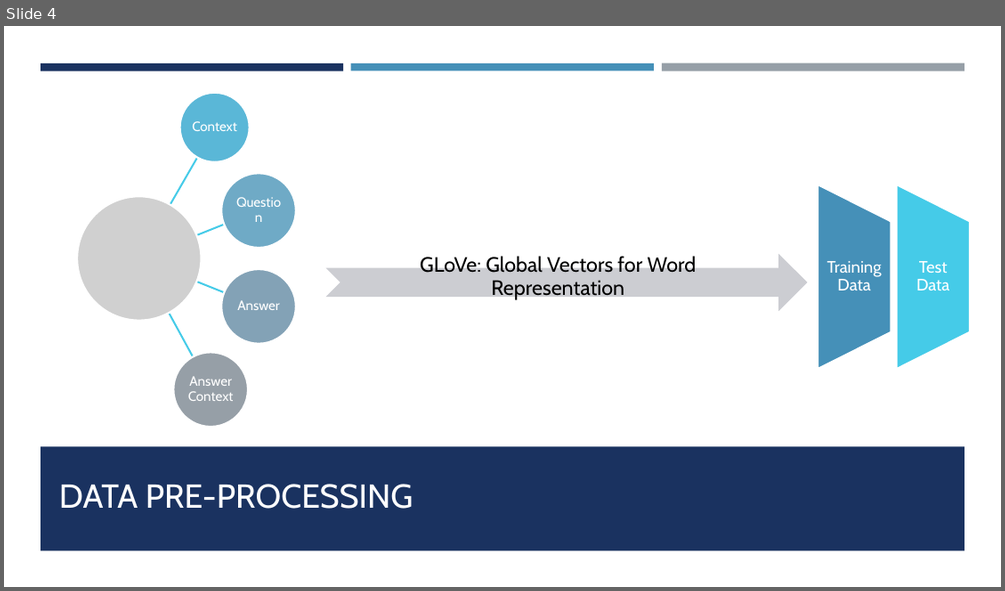
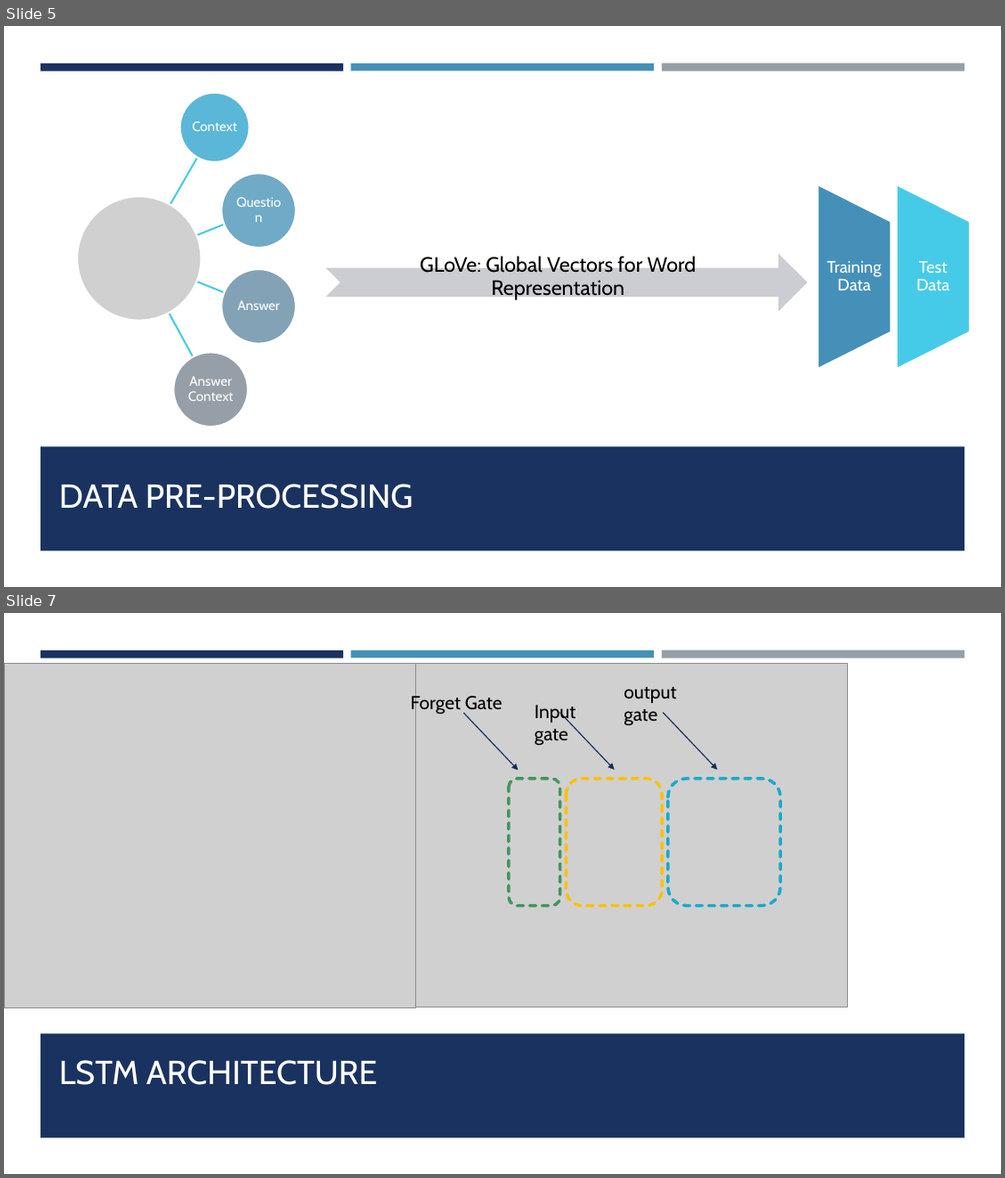
Before and after one commit to nameinmaking/Archie-A-Natural-Language-Question-Answering-Software, a slide deck: Archie - Project Presentaion.pptx. Shown one above the other, each under a label of ours: slide 4 before the commit, slides 5 and 7 after it; the slides between them are not shown. The pictures are 1005x591 and 1005x1178 pixels, drawn with LibreOffice and Linux fonts; fonts in the diff are those of the drawing; grey boxes stand for pictures. Boxes give left, top, right and bottom in pixels: in the first picture for what was removed or moved away, otherwise in the second. Text is boxed around its words. In the diff, an @@ line names an element or a change of style, - is before the commit and + after.

```diff
--- a/Archie - Project Presentaion.pptx
+++ b/Archie - Project Presentaion.pptx
@@ slide 7 added at bbox=[4, 613, 1001, 1174], background #FFFFFF; not listed: 4 template elements that a slide beside it also shows @@
@@ picture added at bbox=[4, 663, 416, 1007] @@
@@ picture added at bbox=[415, 663, 848, 1007] @@
@@ text added at bbox=[623, 687, 676, 726], 18 pt, text #000000 @@
+output gate
@@ text added at bbox=[411, 693, 502, 714], 18 pt, text #000000 @@
+Forget Gate
@@ arrow added from (464, 714) to (518, 770), #172D56 1 pt @@
@@ text added at bbox=[534, 705, 576, 746], 18 pt, text #000000 @@
+Input gate
@@ arrow added from (560, 713) to (615, 770), #172D56 1 pt @@
@@ arrow added from (663, 713) to (718, 770), #172D56 1 pt @@
@@ rounded rectangle added at bbox=[509, 779, 560, 906], outline #42955F 3 pt dashed @@
@@ rounded rectangle added at bbox=[566, 779, 662, 906], outline #FFC000 3 pt dashed @@
@@ rounded rectangle added at bbox=[668, 779, 780, 906], outline #19AAC9 3 pt dashed @@
@@ title added at bbox=[59, 1060, 377, 1085], 32 pt, text #FFFFFF @@
+LSTM ARCHITECTURE
@@ what was slide 4 is now slide 5 @@
```
Also in this commit, not shown: 3 slides changed, 7 other slides added, 2 slides removed, 36 other files.
